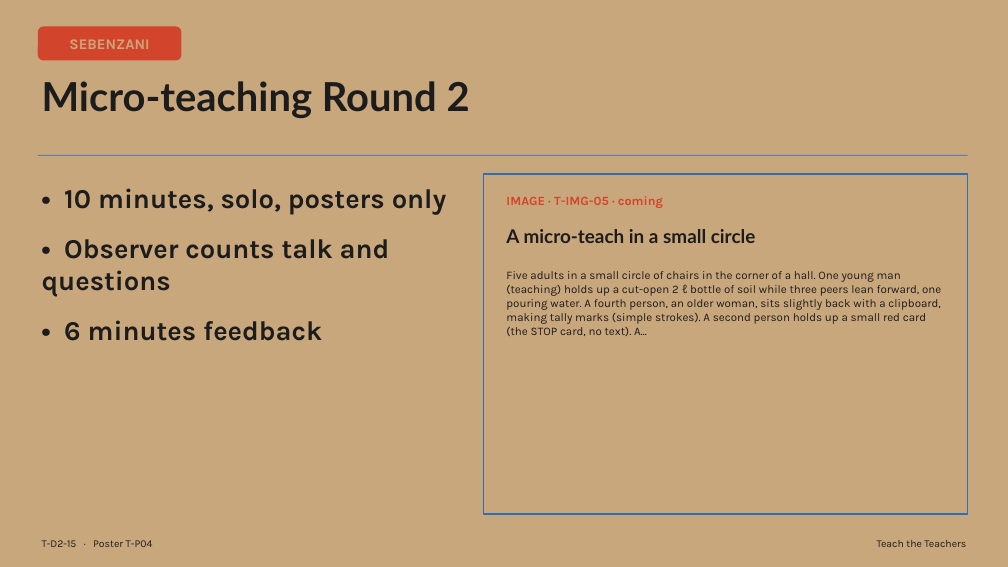
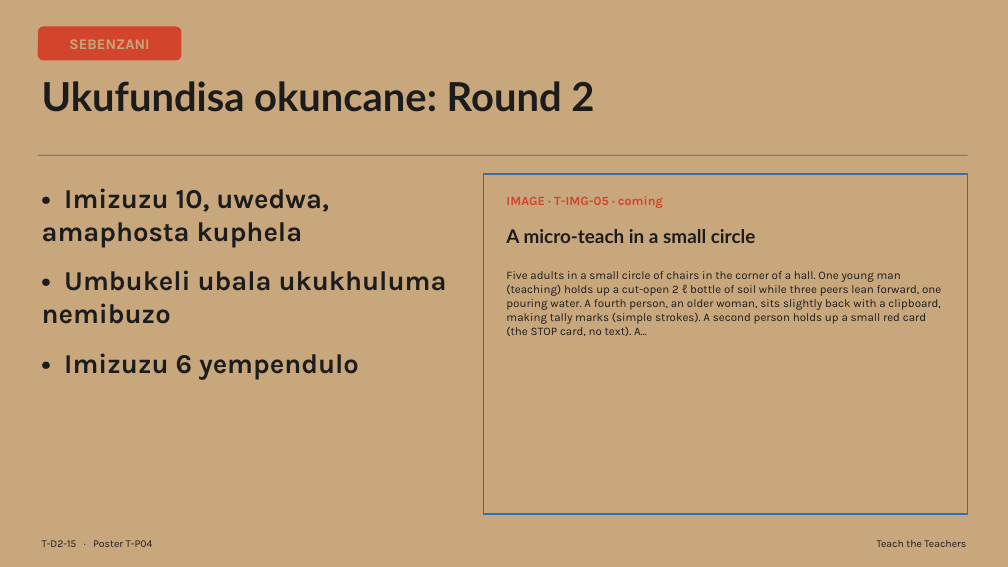
Before and after one commit to rorymclark-prog/ImbewuField, a slide deck: slide 15 of courses/build/teach-the-teachers/T-D2.zu.pptx. Drawn at 1008x567 pixels with LibreOffice and Linux fonts; fonts in the diff are those of the drawing. Boxes give left, top, right and bottom in pixels: in the first picture for what was removed or moved away, otherwise in the second. Text is boxed around its words. In the diff, an @@ line names an element or a change of style, - is before the commit and + after.

```diff
--- a/courses/build/teach-the-teachers/T-D2.zu.pptx
+++ b/courses/build/teach-the-teachers/T-D2.zu.pptx
@@ text at (42,81,594,112): text changed @@
-Micro-teaching Round 2
+Ukufundisa okuncane: Round 2
@@ text at (42,188,447,380): text changed @@
-• 10 minutes, solo, posters only
-• Observer counts talk and questions
-• 6 minutes feedback
+• Imizuzu 10, uwedwa, amaphosta kuphela
+• Umbukeli ubala ukukhuluma nemibuzo
+• Imizuzu 6 yempendulo
```
Also in this commit, not shown: 9 other slides changed, 38 other files.
